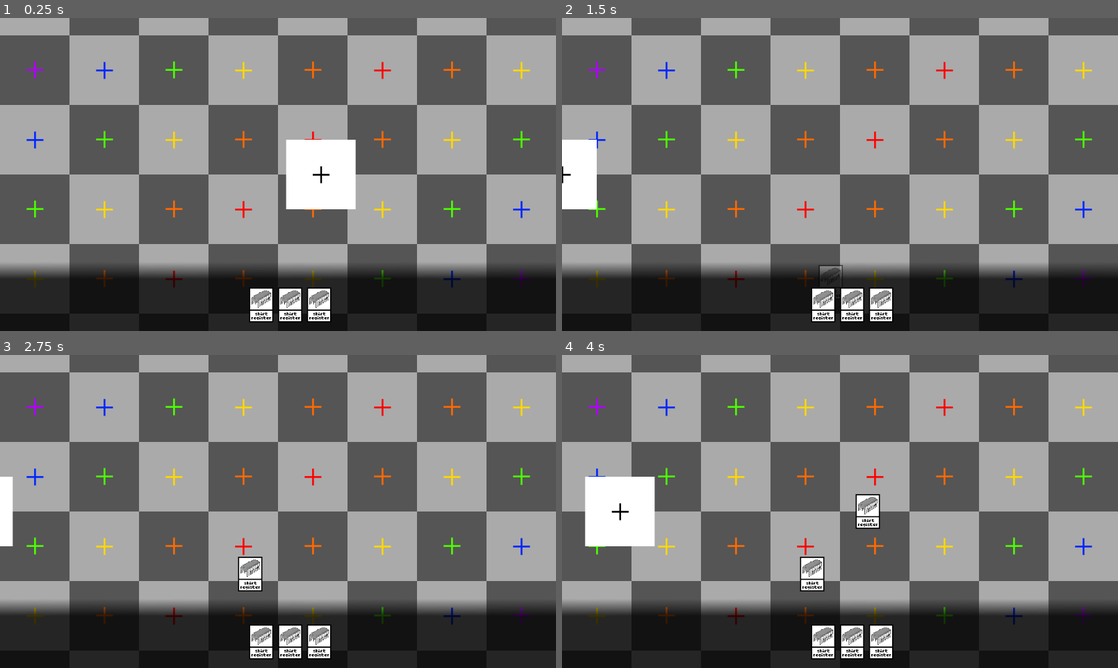
Above: before the commit, frames 1-4 (two rows, left to right).
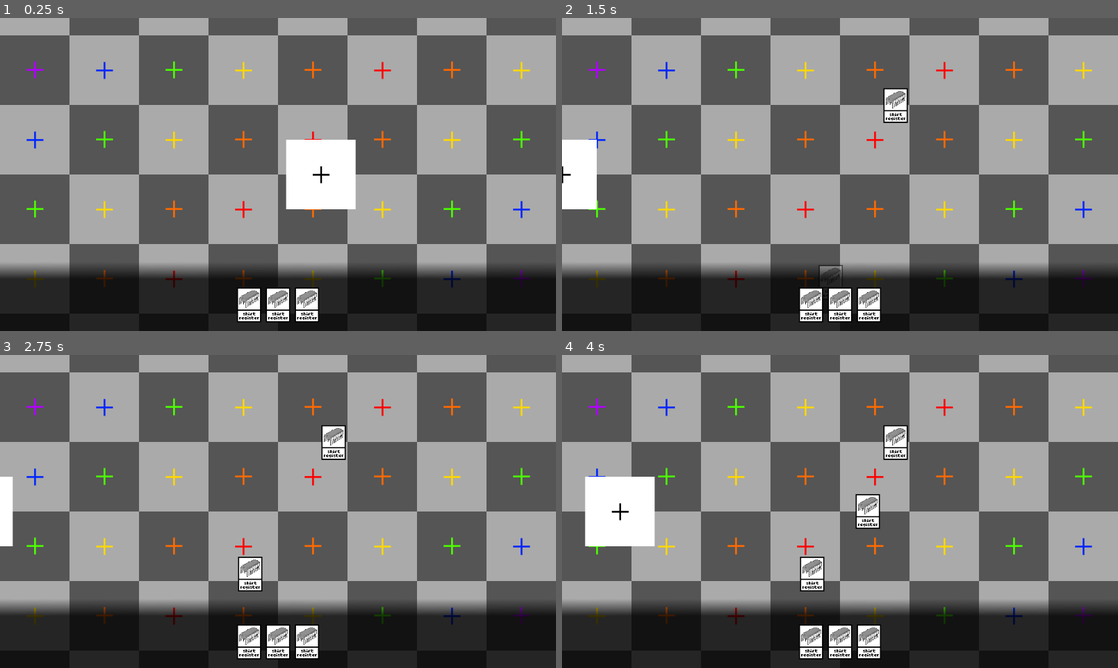
Above: after the commit, the same moments.

Repository: NobleMetalLabs/the-genesis-gambit
Game: Godot game, scene res://scn/tests/test.tscn
Same seed, same stepped clock (60 frames per second), same inputs: the game is played once before the commit and once after it.
Inputs (mouse positions are in pixels of both pictures, inside the frame that each line leads up to):
- Up to frame 1 (0.25 s): no input
- Up to frame 2 (1.5 s): tap Enter at 0.5 s; drag from (812, 305) to (895, 105) at 0.52 s; drag from (840, 305) to (812, 237) at 1.27 s
- Up to frame 3 (2.75 s): move the mouse to (250, 574) at 2.02 s; tap Ctrl at 2.1 s; click (250, 574) at 2.17 s
- Up to frame 4 (4 s): drag from (867, 642) to (673, 464) at 2.77 s; drag from (673, 464) to (867, 511) at 3.52 s

The runs differ from the first frame. In frame 1, 1.3% of the frame differs, in the area x 42-60%, y 86-98%; in frame 2, 1.8%, in the area x 42-63%, y 22-98%; in frame 3, 1.8%; in frame 4, 1.8%.

Commit message:
Do everything
This does a couple of things:

1. Back to leveraging scenes, no tree-building in _ready().

2. Change CardInstance and related. CardInstance is now basically a virtual class (thats what it was this whole time and I never realized)

3. Created ObjectDB, which is a compendium for custom classes, with the ability to demand args on instantiation. No more "remember to call setup" (however, a function with it's purpose is still needed in likely all cases, so keeping the convention is probably good, but also breaking it is fine if doing so saves braincells)

Diff:
--- a/project.godot
+++ b/project.godot
@@ -25,6 +25,7 @@
 
 [debug]
 
+gdscript/warnings/shadowed_global_identifier=0
 gdscript/warnings/untyped_declaration=1
 gdscript/warnings/integer_division=0
 
--- a/scn/game/CardInstance.tscn
+++ b/scn/game/CardInstance.tscn
@@ -8,6 +8,15 @@
 script = ExtResource("1_kt53x")
 
 [node name="TextureRect" type="TextureRect" parent="."]
-layout_mode = 0
-offset_right = 40.0
-offset_bottom = 40.0
+layout_mode = 1
+anchors_preset = 8
+anchor_left = 0.5
+anchor_top = 0.5
+anchor_right = 0.5
+anchor_bottom = 0.5
+offset_left = -20.0
+offset_top = -20.0
+offset_right = 20.0
+offset_bottom = 20.0
+grow_horizontal = 2
+grow_vertical = 2
--- a/scn/game/CardInstanceOnField.tscn
+++ b/scn/game/CardInstanceOnField.tscn
@@ -10,3 +10,17 @@
 grow_horizontal = 2
 grow_vertical = 2
 script = ExtResource("1_tkv1q")
+
+[node name="TextureRect" type="TextureRect" parent="."]
+layout_mode = 1
+anchors_preset = 8
+anchor_left = 0.5
+anchor_top = 0.5
+anchor_right = 0.5
+anchor_bottom = 0.5
+offset_left = -20.0
+offset_top = -20.0
+offset_right = 20.0
+offset_bottom = 20.0
+grow_horizontal = 2
+grow_vertical = 2
--- a/scn/ui/CardInstanceInHand.tscn
+++ b/scn/ui/CardInstanceInHand.tscn
@@ -6,3 +6,17 @@
 layout_mode = 3
 anchors_preset = 0
 script = ExtResource("1_ixf6w")
+
+[node name="TextureRect" type="TextureRect" parent="."]
+layout_mode = 1
+anchors_preset = 8
+anchor_left = 0.5
+anchor_top = 0.5
+anchor_right = 0.5
+anchor_bottom = 0.5
+offset_left = -20.0
+offset_top = -20.0
+offset_right = 20.0
+offset_bottom = 20.0
+grow_horizontal = 2
+grow_vertical = 2
--- /dev/null
+++ b/src/autoloads/ObjectDB.gd
@@ -0,0 +1,11 @@
+class_name ObjectDB
+extends Node
+
+var CardInstanceOnField : GDScript = _CardInstanceOnField
+
+class _CardInstanceOnField:
+	const scene : PackedScene = preload("res://scn/game/CardInstanceOnField.tscn")
+	static func create(gamefield : Gamefield, metadata : CardMetadata, player_owner : Player) -> CardInstanceOnField:
+		var new_obj : CardInstanceOnField = scene.instantiate()
+		new_obj._setup(gamefield, metadata, player_owner)
+		return new_obj
--- a/src/game/CardInstance.gd
+++ b/src/game/CardInstance.gd
@@ -2,18 +2,6 @@
 extends Control
 
 @export var metadata : CardMetadata
-var logic : CardLogic
-var gamefield : Gamefield
-var player_owner : Player
-
-func _setup(_gamefield: Gamefield, _metadata : CardMetadata, _player_owner: Player) -> void:
-	metadata = _metadata
-	logic = metadata.logic_script.new()
-	logic.owner = self
-	gamefield = _gamefield
-	player_owner = _player_owner
-
-var texture_rect : TextureRect
 
 func get_vector_to_edge_at_angle(angle : float) -> Vector2:
 	# TODO: Make this shit better
@@ -28,8 +16,3 @@
 		#Horizontal Edge
 		to_edge = Vector2.from_angle(angle) * Vector2(half_bounds.x, tan(tri_angle) * half_bounds.x).length()
 	return to_edge * (1 - bleed)
-
-func _ready() -> void:
-	texture_rect = TextureRect.new()
-	texture_rect.texture = metadata.image
-	add_child(texture_rect)
--- a/src/game/CardInstanceOnField.gd
+++ b/src/game/CardInstanceOnField.gd
@@ -1,24 +1,21 @@
 class_name CardInstanceOnField
 extends CardInstance
 
-#var gamefield : Gamefield
-#var player_owner : Player
+var logic : CardLogic
+var gamefield : Gamefield
+var player_owner : Player
 
-var dragging : bool = false
-var dragging_offset : Vector2 = Vector2.ZERO
+@onready var texture_rect : TextureRect = $TextureRect
 
-#func _setup(_gamefield : Gamefield, _player_owner : Player) -> void:
-	#
-	#gamefield = _gamefield
-	#player_owner = _player_owner
-
-var selecting_target : bool = false
-var target : CardInstance = null
-var target_arrow : Arrow2D = Arrow2D.new()
+func _setup(_gamefield: Gamefield, _metadata : CardMetadata, _player_owner: Player) -> void:
+	metadata = _metadata
+	logic = metadata.logic_script.new()
+	logic.owner = self
+	gamefield = _gamefield
+	player_owner = _player_owner
 
 func _ready() -> void:
-	super()
-	texture_rect.position -= metadata.image.get_size() / 2
+	texture_rect.texture = metadata.image
 
 	gui_input.connect(
 		func (event : InputEvent) -> void:
@@ -34,6 +31,13 @@
 	target_arrow.z_index = 2
 	target_arrow.modulate = Color.RED
 	add_child(target_arrow)
+
+var dragging : bool = false
+var dragging_offset : Vector2 = Vector2.ZERO
+
+var selecting_target : bool = false
+var target : CardInstance = null
+var target_arrow : Arrow2D = Arrow2D.new()
 
 func _process(_delta : float) -> void:
 	if dragging:
--- a/src/game/Gamefield.gd
+++ b/src/game/Gamefield.gd
@@ -24,8 +24,7 @@
 
 # make panning strength a user setting
 func place_card(player : Player, metadata : CardMetadata, position : Vector2) -> void:
-	var new_card : CardInstanceOnField = card_instance_scene.instantiate()
-	new_card._setup(self, metadata, player)
+	var new_card : CardInstanceOnField = ObjectDB._CardInstanceOnField.create(self, metadata, player)
 	new_card.position = position
 
 	self.event.connect(func(event_name : StringName, data : Dictionary) -> void:
--- a/src/ui/CardInstanceInHand.gd
+++ b/src/ui/CardInstanceInHand.gd
@@ -1,5 +1,10 @@
 class_name CardInstanceInHand
 extends CardInstance
 
+@onready var texture_rect : TextureRect = $TextureRect
+
 func _ready() -> void:
-	super()
+	texture_rect.texture = metadata.image
+
+func _setup(_metadata : CardMetadata) -> void:
+	metadata = _metadata
